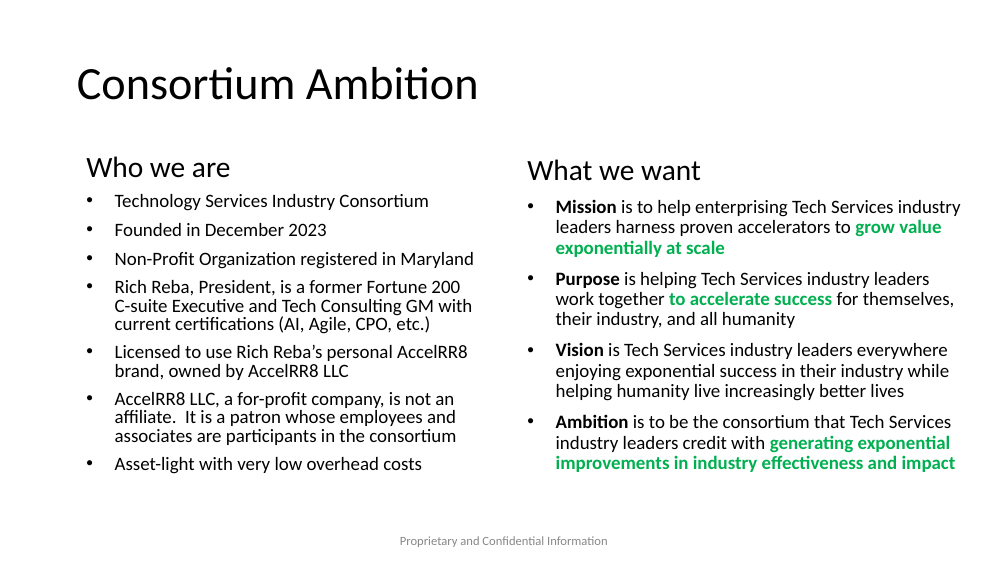
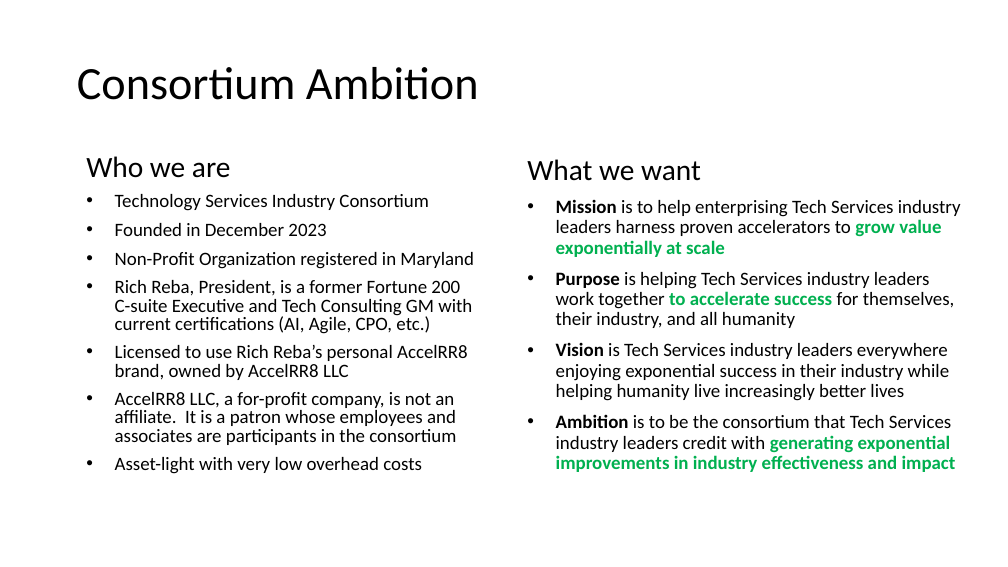
Before and after one commit to AccelRR8-Consortium-NonProfit/Management-Public, a slide deck: slide 3 of docs/1_Integration/1a_Governance/AccelRR8 Consortium Non-Profit Organization Plan.pptx. Drawn at 1008x567 pixels with LibreOffice and Linux fonts; fonts in the diff are those of the drawing; background and template pictures are left out. Boxes give left, top, right and bottom in pixels: in the first picture for what was removed or moved away, otherwise in the second. Text is boxed around its words. In the diff, an @@ line names an element or a change of style, - is before the commit and + after.

Commit message:
Updated Consortium Business Plan images

```diff
--- a/docs/1_Integration/1a_Governance/AccelRR8 Consortium Non-Profit Organization Plan.pptx
+++ b/docs/1_Integration/1a_Governance/AccelRR8 Consortium Non-Profit Organization Plan.pptx
@@ text removed at box(400, 536, 608, 547) @@
-Proprietary and Confidential Information
```
Also in this commit, not shown: 7 other slides changed, 10 other files.
